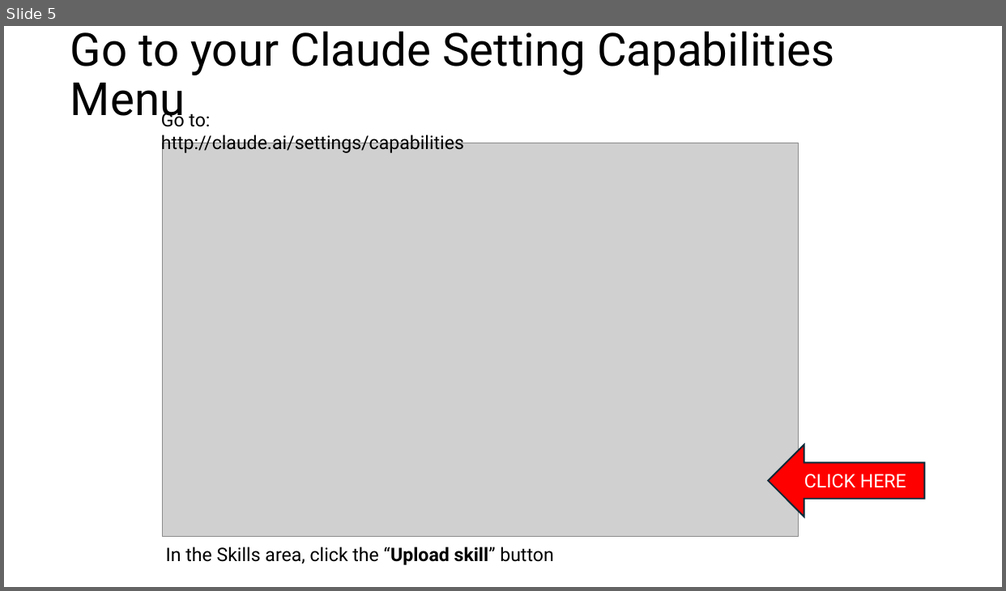
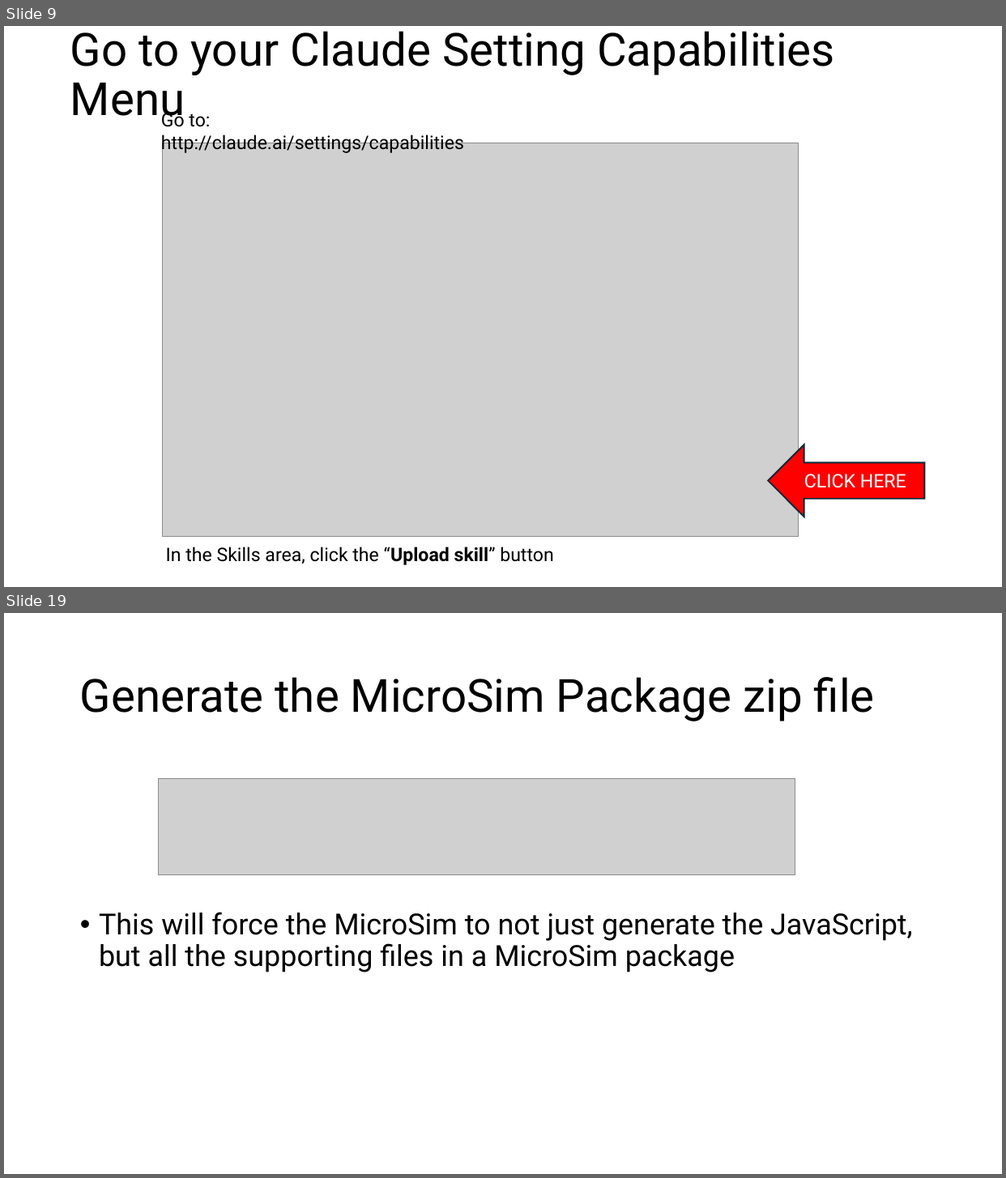
Before and after one commit to dmccreary/microsims, a slide deck: slides/Using-Claude-Skill-to-Generate-MicroSims.pptx. Shown one above the other, each under a label of ours: slide 5 before the commit, slides 9 and 19 after it; the slides between them are not shown. The pictures are 1006x591 and 1006x1178 pixels, drawn with LibreOffice and Linux fonts; fonts in the diff are those of the drawing; grey boxes stand for pictures. Boxes give left, top, right and bottom in pixels: in the first picture for what was removed or moved away, otherwise in the second. Text is boxed around its words. In the diff, an @@ line names an element or a change of style, - is before the commit and + after.

```diff
--- a/slides/Using-Claude-Skill-to-Generate-MicroSims.pptx
+++ b/slides/Using-Claude-Skill-to-Generate-MicroSims.pptx
@@ slide 19 added at (x1=4, y1=613, x2=1002, y2=1174), background #FFFFFF @@
@@ title added at (x1=80, y1=677, x2=875, y2=722), 44 pt, text #000000 @@
+Generate the MicroSim Package zip file
@@ picture added at (x1=159, y1=779, x2=795, y2=875) @@
@@ text added at (x1=99, y1=912, x2=913, y2=973), 28 pt, text #000000 @@
+• This will force the MicroSim to not just generate the JavaScript, but all the supporting files in a MicroSim package
@@ what was slide 5 is now slide 9 @@
```
Also in this commit, not shown: 5 slides changed, 32 other slides added, 1 slide removed, 2 other files.
